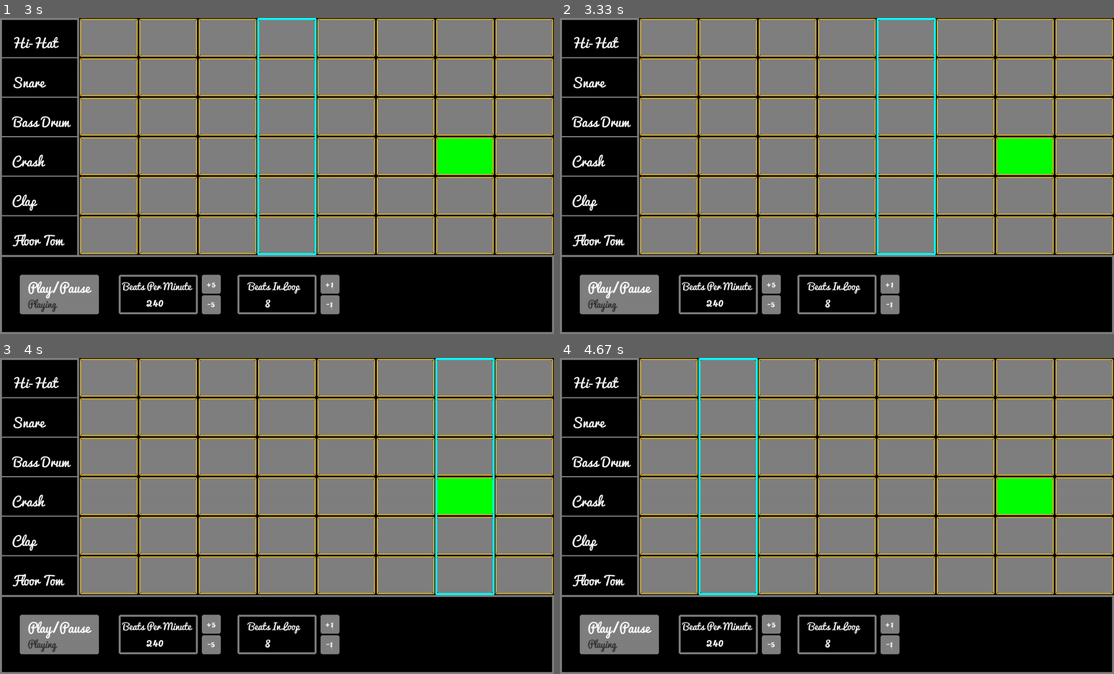
Above: before the commit, frames 1-4 (two rows, left to right).
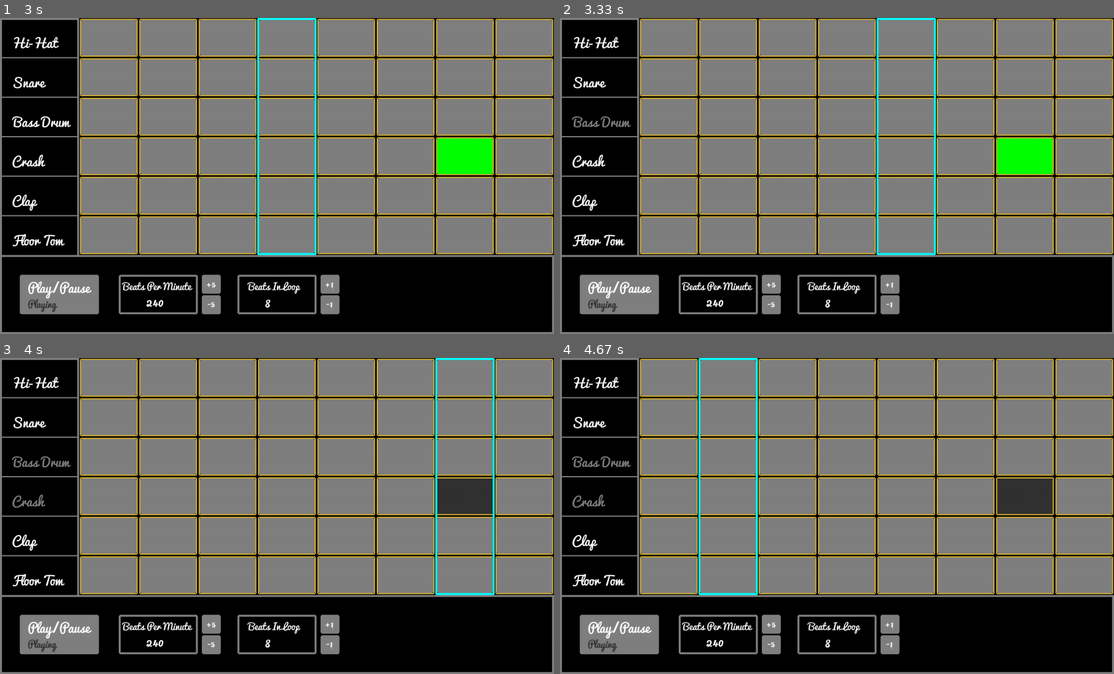
Above: after the commit, the same moments.

Repository: josh-dunaway/pygame-drum-machine
Game: pygame game, started from drum-machine.py
Two runs of this game, one before a commit and one after it. Both use one fixed random seed, a clock stepped at 60 frames per second and the inputs below.
Inputs (mouse positions are in pixels of both pictures, inside the frame that each line leads up to):
- Up to frame 1 (3 s): press the mouse at (465, 157) at 0.37 s; move the mouse to (282, 141) at 0.47 s; release the mouse at (105, 128) at 0.6 s
- Up to frame 2 (3.33 s): click (632, 100) at 3.22 s
- Up to frame 3 (4 s): click (72, 484) at 3.55 s
- Up to frame 4 (4.67 s): no input

Frame 1 is identical in both runs. In frame 2, 0.2% of the frame differs, in the area x 2-13%, y 31-35%; in frame 3, 1.4%, in the area x 2-89%, y 31-50%; in frame 4, 1.4%.

Commit message:
can now disable whole channel by clicking box with instrument name

Diff:
--- a/drum-machine.py
+++ b/drum-machine.py
@@ -24,6 +24,7 @@
 instruments = 6
 boxes = []
 clicked = [[-1 for _ in range(beats)] for _ in range(instruments)]
+active_channels = [1 for _ in range(instruments)]
 bpm = 240
 playing = True
 active_length = 0
@@ -44,7 +45,7 @@
 
 def play_notes():
     for i in range(len(clicked)):
-        if clicked[i][active_beat] == 1:
+        if clicked[i][active_beat] == 1 and active_channels[i] == 1:
             if i == 0:
                 hi_hat.play()
             if i == 1:
@@ -59,23 +60,23 @@
                 tom.play()
 
 
-def draw_grid(clicked, beat):
+def draw_grid(clicked, beat, active_channels):
     left_box = pygame.draw.rect(screen, gray, [0, 0, 200, HEIGHT - 195], 5)
     bottom_box = pygame.draw.rect(
         screen, gray, [0, HEIGHT - 200, WIDTH, 200], 5)
     boxes = []
     colors = [gray, white, gray]
-    hi_hat_text = label_font.render('Hi-Hat', True, white)
+    hi_hat_text = label_font.render('Hi-Hat', True, colors[active_channels[0]])
     screen.blit(hi_hat_text, (30, 30))
-    snare_text = label_font.render('Snare', True, white)
+    snare_text = label_font.render('Snare', True, colors[active_channels[1]])
     screen.blit(snare_text, (30, 130))
-    kick_text = label_font.render('Bass Drum', True, white)
+    kick_text = label_font.render('Bass Drum', True, colors[active_channels[2]])
     screen.blit(kick_text, (30, 230))
-    crash_text = label_font.render('Crash', True, white)
+    crash_text = label_font.render('Crash', True, colors[active_channels[3]])
     screen.blit(crash_text, (30, 330))
-    clap_text = label_font.render('Clap', True, white)
+    clap_text = label_font.render('Clap', True, colors[active_channels[4]])
     screen.blit(clap_text, (30, 430))
-    floor_tom_text = label_font.render('Floor Tom', True, white)
+    floor_tom_text = label_font.render('Floor Tom', True, colors[active_channels[5]])
     screen.blit(floor_tom_text, (30, 530))
 
     for i in range(1, instruments):
@@ -86,7 +87,10 @@
             if clicked[j][i] == -1:
                 color = gray
             else:
-                color = green
+                if active_channels[j] == 1:
+                    color = green
+                else:
+                    color = dark_gray
             # drum pad buttons
             rect = pygame.draw.rect(
                 screen,
@@ -132,7 +136,7 @@
 while run:
     timer.tick(fps)
     screen.fill(black)
-    boxes = draw_grid(clicked, active_beat)
+    boxes = draw_grid(clicked, active_beat, active_channels)
 
     # lower menu buttons (should i put near draw_grid?)
     play_pause = pygame.draw.rect(
@@ -206,6 +210,12 @@
     beats_sub_text = medium_font.render('-1', True, white)
     screen.blit(beats_add_text, (820, HEIGHT - 152))
     screen.blit(beats_sub_text, (824, HEIGHT - 102))
+
+    # instrument rects
+    instrument_rects = []
+    for i in range(instruments):
+        rect = pygame.rect.Rect((0, i * 100), (200, 100))
+        instrument_rects.append(rect)
 
     if beat_changed:
         play_notes()
@@ -238,6 +248,9 @@
                 beats -= 1
                 for i in range(len(clicked)):
                     clicked[i].pop(-1)
+            for i in range(len(instrument_rects)):
+                if instrument_rects[i].collidepoint(event.pos):
+                    active_channels[i] *= -1
 
     beat_length = 3600 // bpm
 
